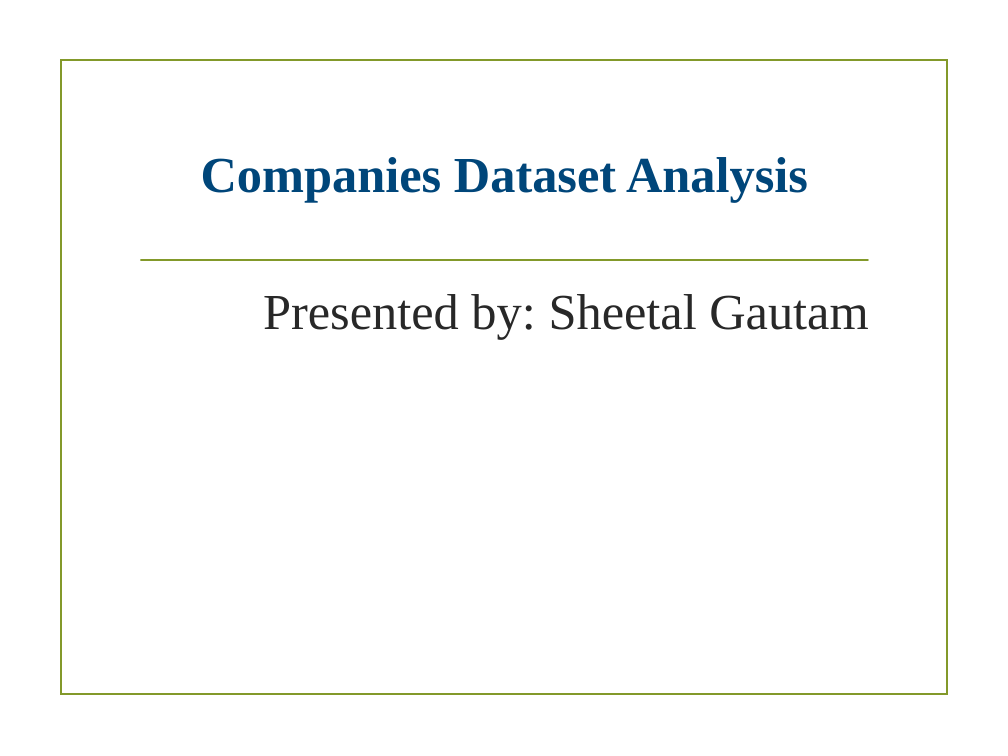
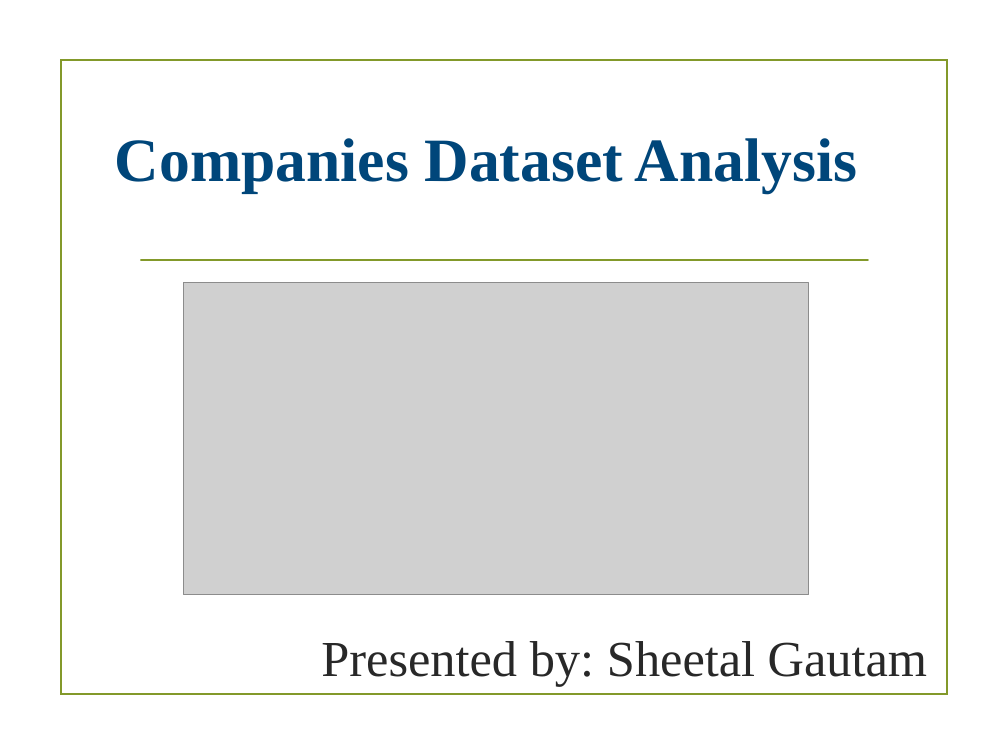
Before and after one commit to sheetalg649/companys-Dataset, a slide deck: slide 1 of Companies.pptx. Drawn at 1008x756 pixels with LibreOffice and Linux fonts; fonts in the diff are those of the drawing; grey boxes stand for pictures; background and template pictures are left out. Boxes give left, top, right and bottom in pixels: in the first picture for what was removed or moved away, otherwise in the second. Text is boxed around its words. In the diff, an @@ line names an element or a change of style, - is before the commit and + after.

```diff
--- a/Companies.pptx
+++ b/Companies.pptx
@@ title "Companies Dataset Analysis": place and size @@
-title "Companies Dataset Analysis" at [201,157,808,203]
+title "Companies Dataset Analysis" at [115,138,857,193]
@@ title "Companies Dataset Analysis" at [115,138,857,193]: size 36 to 44 pt @@
@@ picture added at [183,283,808,596] @@
@@ text "Presented by: Sheetal Gautam": place and size @@
-text "Presented by: Sheetal Gautam" at [263,294,868,340]
+text "Presented by: Sheetal Gautam" at [321,641,927,687]
```
Also in this commit, not shown: 1 other slide changed, 2 slides added.
